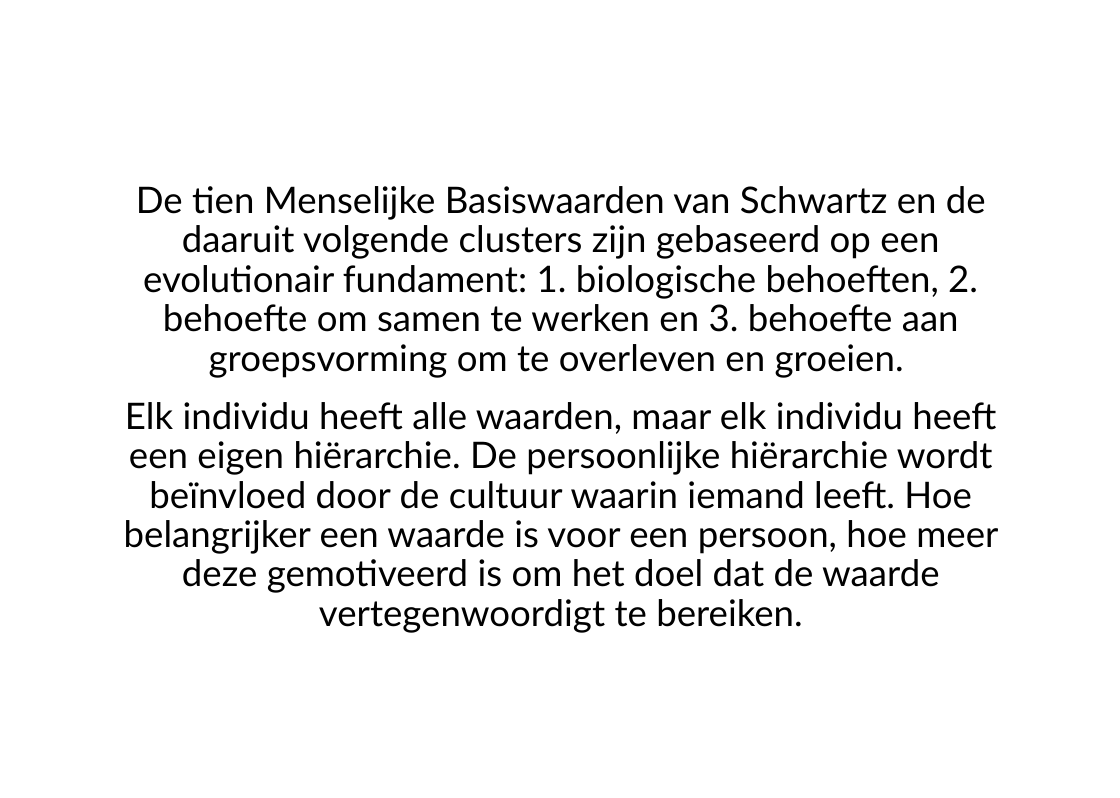
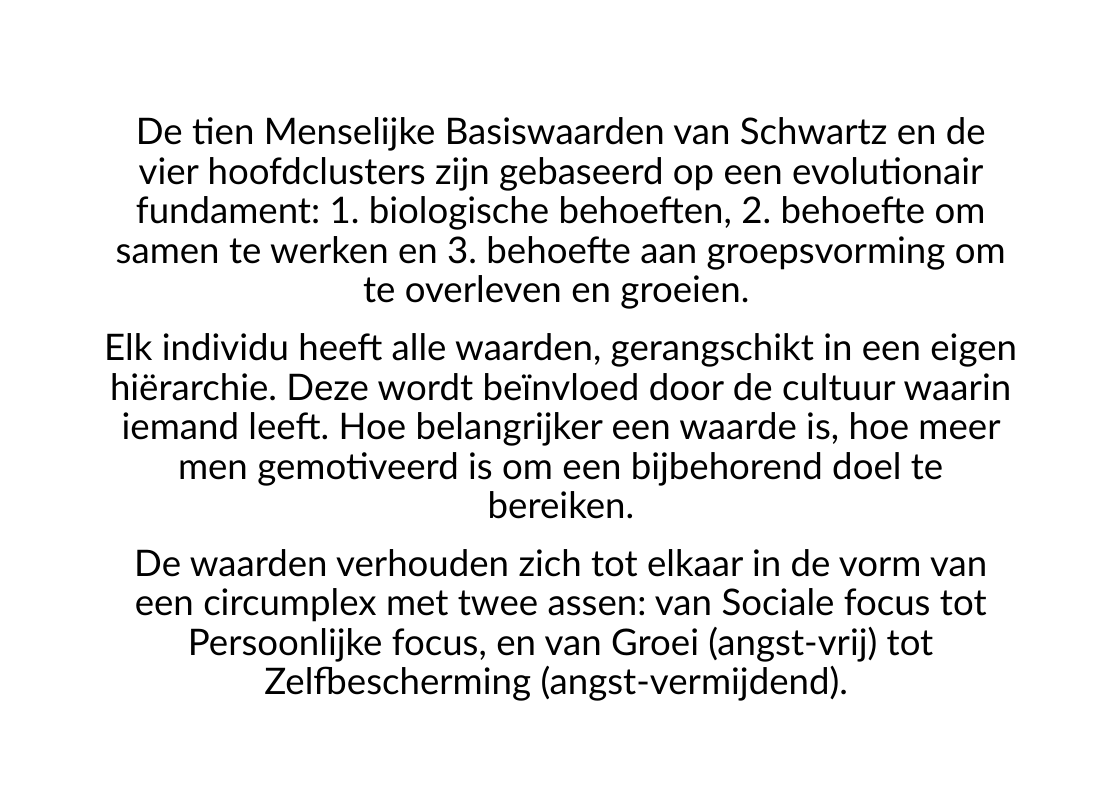
Before and after one commit to ScrumFacilitators/Schwartz-Universal-Values, a slide deck: slide 5 of Schwartz Basis Menselijke Waarden.pptx. Drawn at 1120x798 pixels with LibreOffice and Linux fonts; fonts in the diff are those of the drawing; background and template pictures are left out. Boxes give left, top, right and bottom in pixels: in the first picture for what was removed or moved away, otherwise in the second. Text is boxed around its words. In the diff, an @@ line names an element or a change of style, - is before the commit and + after.

Commit message:
Op basis van materiaal uit #1 de beschrijving van de basiswaarden aangescherpt met verwijzing naar cirumplex en assenstelsel.

```diff
--- a/Schwartz Basis Menselijke Waarden.pptx
+++ b/Schwartz Basis Menselijke Waarden.pptx
@@ text at <box>104,117,1017,701</box>: text changed @@
-De tien Menselijke Basiswaarden van Schwartz en de daaruit volgende clusters zijn gebaseerd op een evolutionair fundament: 1. biologische behoeften, 2. behoefte om samen te werken en 3. behoefte aan groepsvorming om te overleven en groeien.
-Elk individu heeft alle waarden, maar elk individu heeft een eigen hiërarchie. De persoonlijke hiërarchie wordt beïnvloed door de cultuur waarin iemand leeft. Hoe belangrijker een waarde is voor een persoon, hoe meer deze gemotiveerd is om het doel dat de waarde vertegenwoordigt te bereiken.
+De tien Menselijke Basiswaarden van Schwartz en de vier hoofdclusters zijn gebaseerd op een evolutionair fundament: 1. biologische behoeften, 2. behoefte om samen te werken en 3. behoefte aan groepsvorming om te overleven en groeien.
+Elk individu heeft alle waarden, gerangschikt in een eigen hiërarchie. Deze wordt beïnvloed door de cultuur waarin iemand leeft. Hoe belangrijker een waarde is, hoe meer men gemotiveerd is om een bijbehorend doel te bereiken.
+De waarden verhouden zich tot elkaar in de vorm van een circumplex met twee assen: van Sociale focus tot Persoonlijke focus, en van Groei (angst-vrij) tot Zelfbescherming (angst-vermijdend).
```
Also in this commit, not shown: 4 other slides changed, 2 other files.
